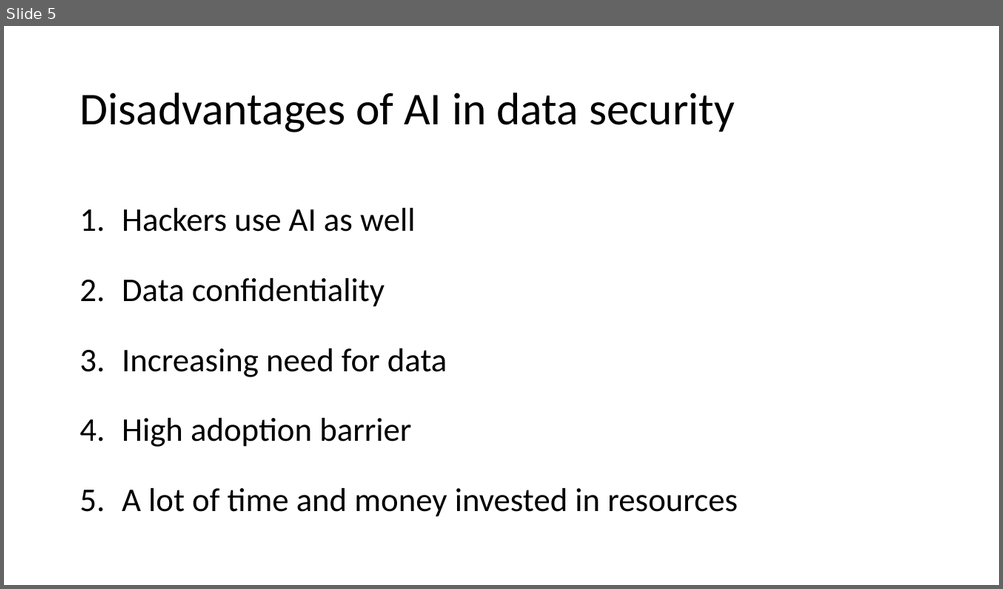
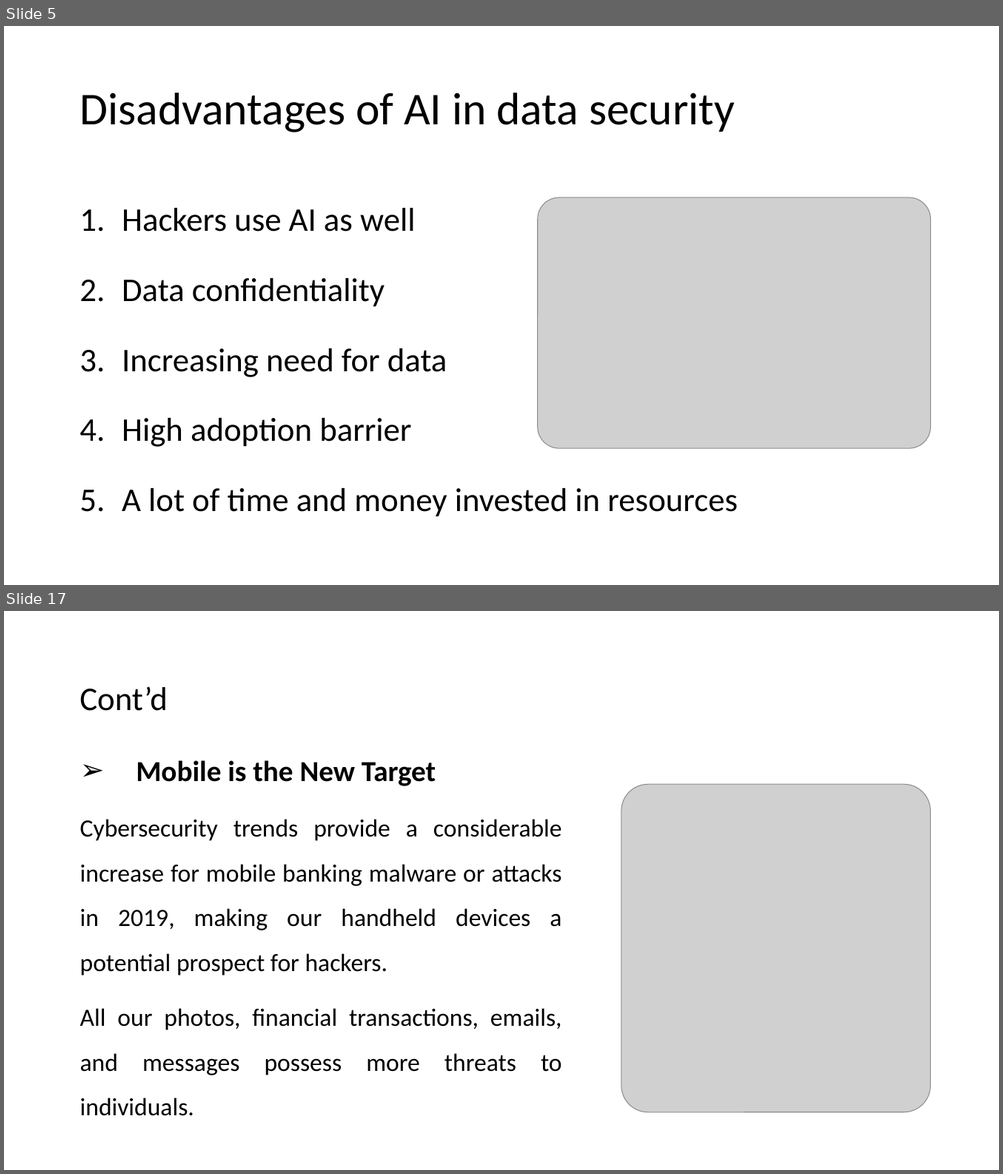
Before and after one commit to hshehabu/AI-in-data-security, a slide deck: Application of AI in Data Security.pptx. Shown one above the other, each under a label of ours: slide 5 before the commit, slides 5 and 17 after it; the slides between them are not shown. The pictures are 1003x589 and 1003x1174 pixels, drawn with LibreOffice and Linux fonts; fonts in the diff are those of the drawing; grey boxes stand for pictures. Boxes give left, top, right and bottom in pixels: in the first picture for what was removed or moved away, otherwise in the second. Text is boxed around its words. In the diff, an @@ line names an element or a change of style, - is before the commit and + after.

```diff
--- a/Application of AI in Data Security.pptx
+++ b/Application of AI in Data Security.pptx
@@ slide 17 added at bbox=[4, 611, 999, 1170], background #FFFFFF @@
@@ title added at bbox=[79, 686, 168, 711], 32 pt, text #000000 @@
+Cont’d
@@ text added at bbox=[80, 760, 562, 1116], 24 pt, text #000000 @@
+➢ Mobile is the New Target
+Cybersecurity trends provide a considerable increase for mobile banking malware or attacks in 2019, making our handheld devices a potential prospect for hackers.
+All our photos, financial transactions, emails, and messages possess more threats to individuals.
@@ picture added at bbox=[621, 784, 930, 1113] @@
@@ slide 5 changed as well @@
@@ picture added at bbox=[538, 198, 930, 449] @@
```
Also in this commit, not shown: 2 other slides changed, 16 other slides added, 1 other file.
